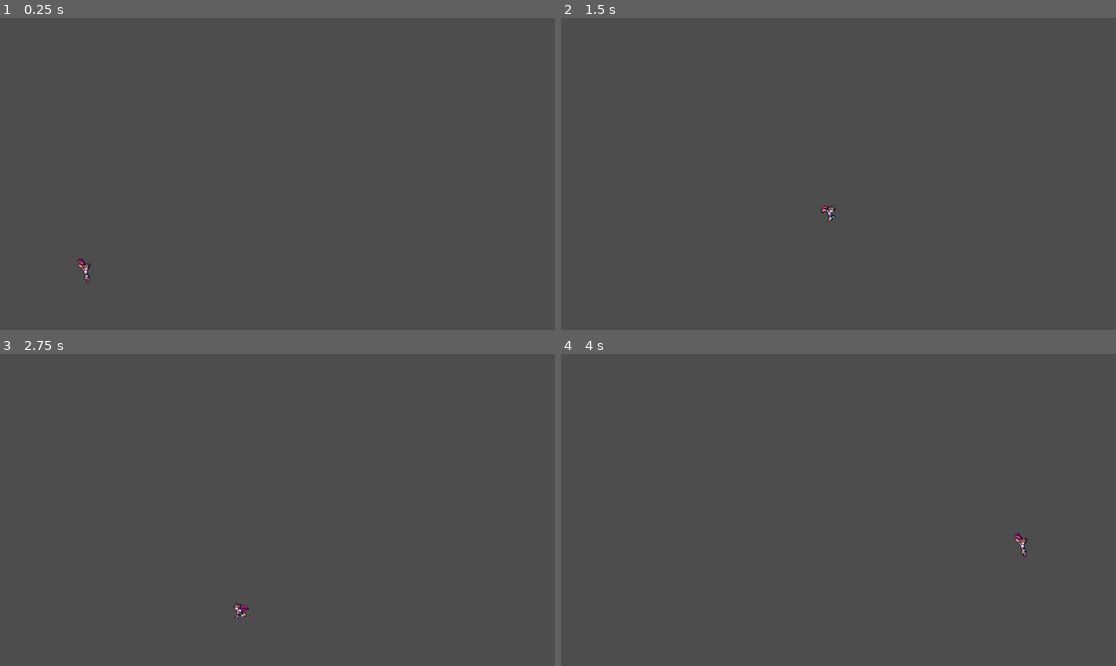
Above: before the commit, frames 1-4 (two rows, left to right).
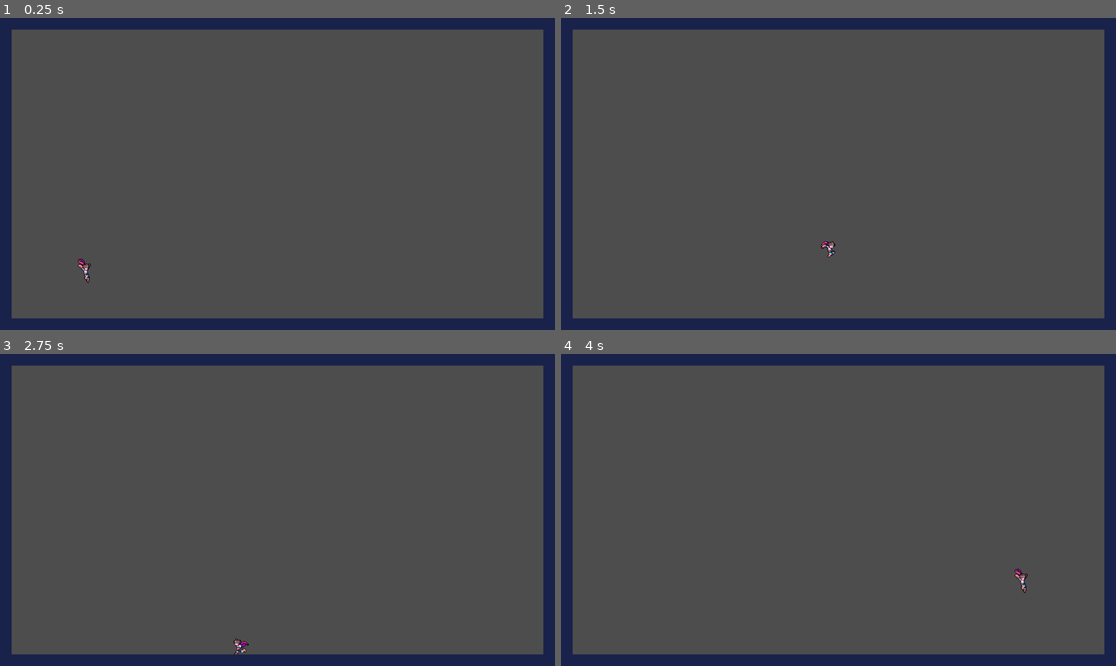
Above: after the commit, the same moments.

Repository: F-U-G/2D-Character-Movement
Game: Godot game, scene res://scenes/game.tscn
The game is run twice, just before and just after one commit, with the same random seed, the same clock (stepped at 60 frames per second) and the same inputs.
Inputs:
- Up to frame 1 (0.25 s): no input
- Up to frame 2 (1.5 s): hold D (move_right) from 0.53 s (still down); tap Space (jump) at 0.77 s; tap Enter at 1.25 s
- Up to frame 3 (2.75 s): tap Space (jump) at 1.52 s; release D (move_right) at 2.03 s; hold A (move_left) from 2.03 s (still down)
- Up to frame 4 (4 s): release A (move_left) at 2.78 s; hold D (move_right) from 2.78 s (still down); tap Space (jump) at 3.02, 3.77 s

The runs differ from the first frame. In frame 1, 12% of the frame differs, in the area x 0-100%, y 0-100%; in frame 2, 12%; in frame 3, 12%; in frame 4, 12%.

Commit message:
Added boundaries for player

Diff:
--- a/scenes/game.tscn
+++ b/scenes/game.tscn
@@ -1,8 +1,15 @@
-[gd_scene load_steps=3 format=3 uid="uid://ne584jo45ark"]
+[gd_scene load_steps=5 format=3 uid="uid://ne584jo45ark"]
 
 [ext_resource type="PackedScene" uid="uid://doy6t11bvnvs" path="res://scenes/player.tscn" id="1_uwrxv"]
 
-[sub_resource type="WorldBoundaryShape2D" id="WorldBoundaryShape2D_yqjtg"]
+[sub_resource type="RectangleShape2D" id="RectangleShape2D_uwrxv"]
+size = Vector2(24, 648)
+
+[sub_resource type="RectangleShape2D" id="RectangleShape2D_yqjtg"]
+size = Vector2(1128, 24)
+
+[sub_resource type="RectangleShape2D" id="RectangleShape2D_lnu2h"]
+size = Vector2(24, 624)
 
 [node name="Game" type="Node2D"]
 
@@ -11,6 +18,38 @@
 
 [node name="StaticBody2D" type="StaticBody2D" parent="."]
 
+[node name="ColorRect" type="ColorRect" parent="StaticBody2D"]
+offset_right = 24.0
+offset_bottom = 648.0
+color = Color(0.095436886, 0.13214807, 0.2912977, 1)
+
+[node name="ColorRect2" type="ColorRect" parent="StaticBody2D"]
+offset_left = 24.0
+offset_top = 624.0
+offset_right = 1152.0
+offset_bottom = 648.0
+color = Color(0.09411765, 0.13333334, 0.2901961, 1)
+
+[node name="ColorRect3" type="ColorRect" parent="StaticBody2D"]
+offset_left = 1128.0
+offset_right = 1152.0
+offset_bottom = 624.0
+color = Color(0.09411765, 0.13333334, 0.2901961, 1)
+
+[node name="ColorRect4" type="ColorRect" parent="StaticBody2D"]
+offset_left = 24.0
+offset_right = 1128.0
+offset_bottom = 24.0
+color = Color(0.09411765, 0.13333334, 0.2901961, 1)
+
 [node name="CollisionShape2D" type="CollisionShape2D" parent="StaticBody2D"]
-position = Vector2(152, 550)
-shape = SubResource("WorldBoundaryShape2D_yqjtg")
+position = Vector2(12, 324)
+shape = SubResource("RectangleShape2D_uwrxv")
+
+[node name="CollisionShape2D2" type="CollisionShape2D" parent="StaticBody2D"]
+position = Vector2(588, 636)
+shape = SubResource("RectangleShape2D_yqjtg")
+
+[node name="CollisionShape2D3" type="CollisionShape2D" parent="StaticBody2D"]
+position = Vector2(1140, 312)
+shape = SubResource("RectangleShape2D_lnu2h")
Not shown, changed: README.md
